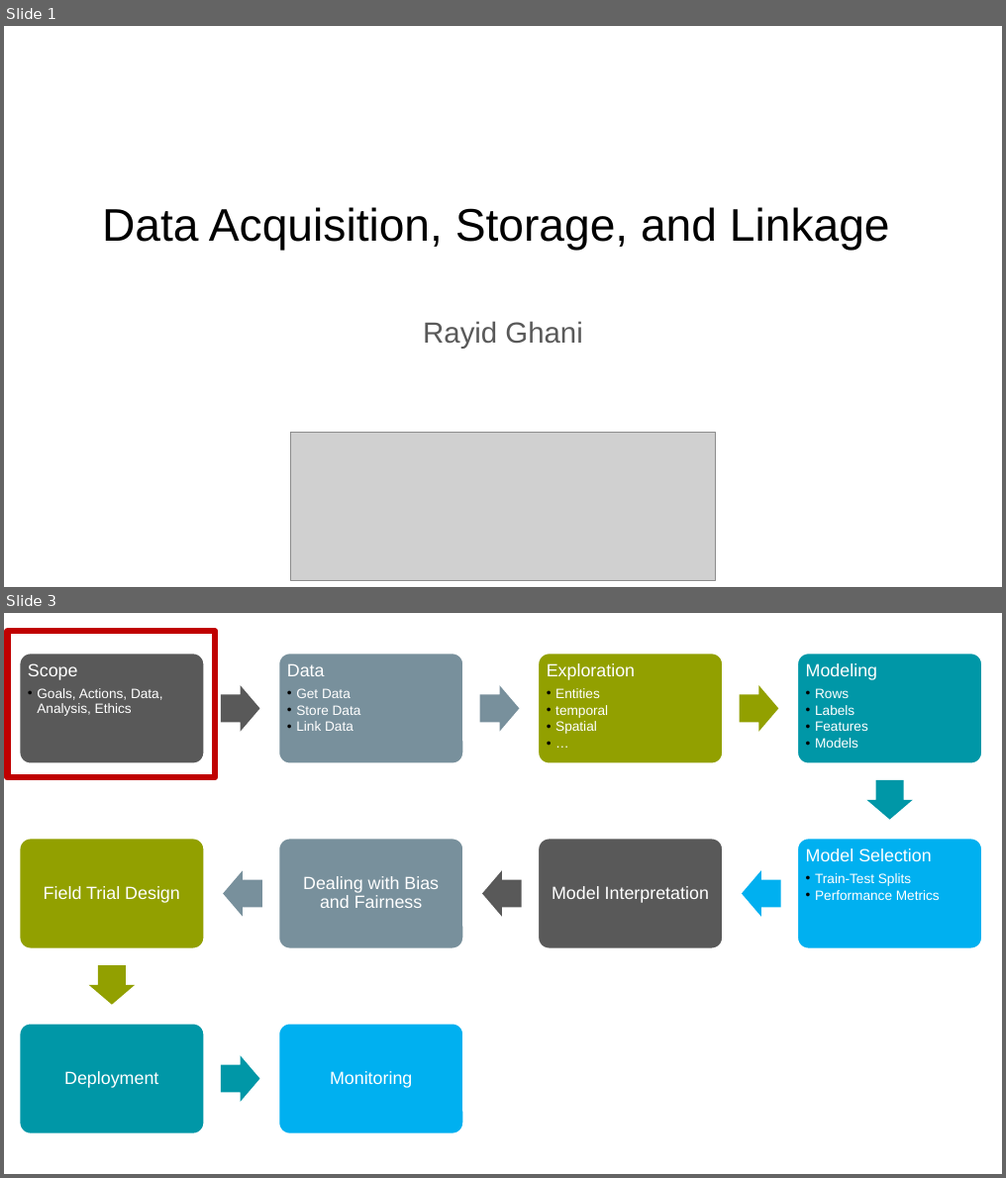
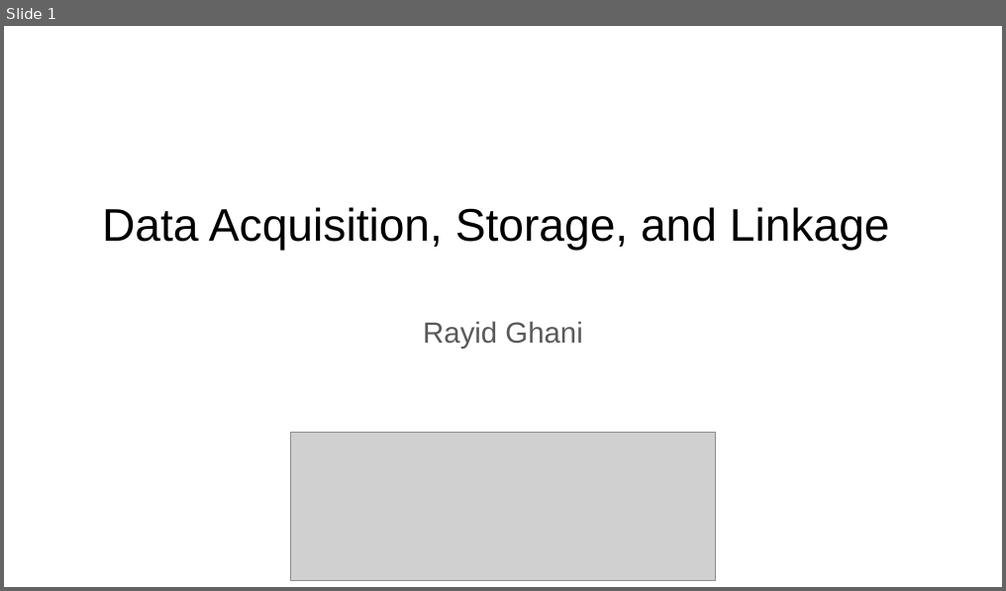
Before and after one commit to dssg/MLinPractice, a slide deck: Lectures/Lecture3-Data.pptx. Shown one above the other, each under a label of ours: slides 1 and 3 before the commit, slide 1 after it; the slides between them are not shown. The pictures are 1006x1178 and 1006x591 pixels, drawn with LibreOffice and Linux fonts; fonts in the diff are those of the drawing; grey boxes stand for pictures. Boxes give left, top, right and bottom in pixels: in the first picture for what was removed or moved away, otherwise in the second. Text is boxed around its words. In the diff, an @@ line names an element or a change of style, - is before the commit and + after.

```diff
--- a/Lectures/Lecture3-Data.pptx
+++ b/Lectures/Lecture3-Data.pptx
@@ slide 3 removed at (x1=4, y1=613, x2=1002, y2=1174), background #FFFFFF @@
@@ rectangle removed at (x1=8, y1=631, x2=215, y2=777) @@
@@ group removed at (x1=19, y1=653, x2=982, y2=1134): 10 rounded rectangles, 10 texts, 9 right arrows @@
-Scope
-  • Goals, Actions, Data, Analysis, Ethics
-Data
-  • Get Data
-  • Store Data
-  • Link Data
-Exploration
-  • Entities
-  • temporal
-  • Spatial
-  • …
-Modeling
-  • Rows
-  • Labels
-  • Features
-  • Models
-Model Selection
-  • Train-Test Splits
-  • Performance Metrics
-Model Interpretation
-Dealing with Bias and Fairness
-Field Trial Design
-Deployment
-Monitoring
```
Also in this commit, not shown: 3 slides changed, 2 slides added, 2 other slides removed, 1 other file.
